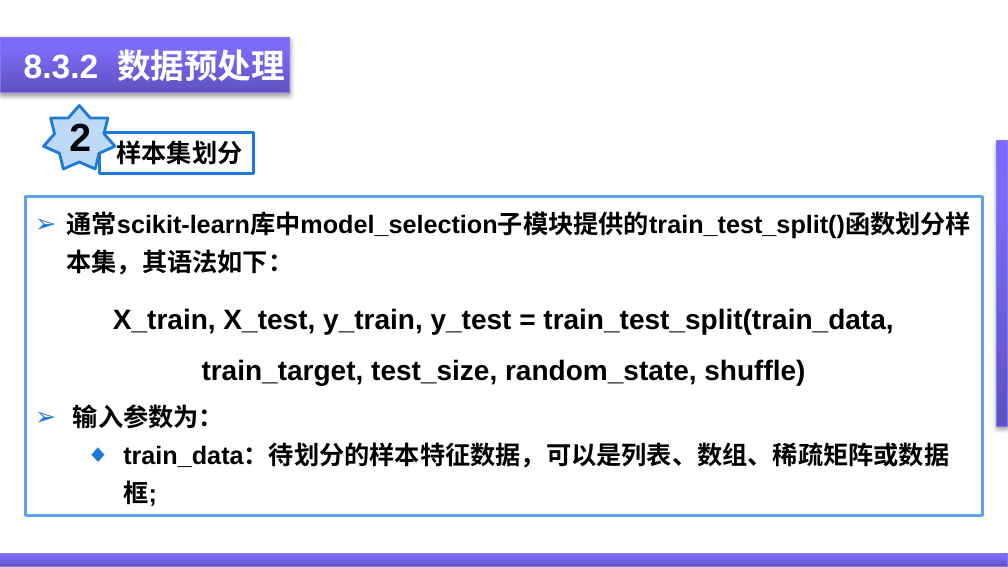
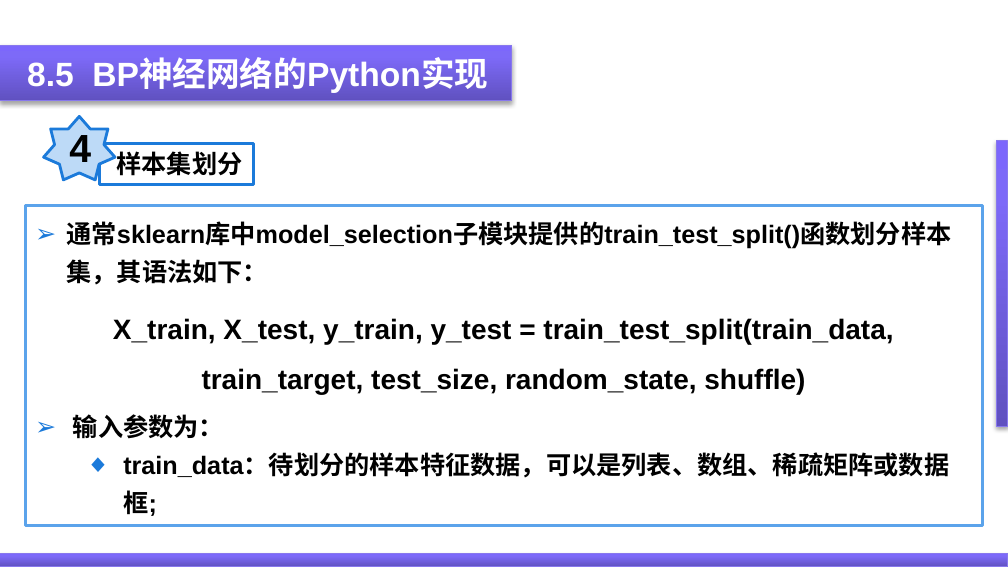
Before and after one commit to ygydq/zncgqjssg, a slide deck: slide 40 of PPT/第8章 神经网络及其在智能传感器系统中的应用.pptx (slide 33 before the commit). Drawn at 1008x567 pixels with LibreOffice and Linux fonts; fonts in the diff are those of the drawing. Boxes give left, top, right and bottom in pixels: in the first picture for what was removed or moved away, otherwise in the second. Text is boxed around its words. In the diff, an @@ line names an element or a change of style, - is before the commit and + after.

```diff
--- a/PPT/第8章 神经网络及其在智能传感器系统中的应用.pptx
+++ b/PPT/第8章 神经网络及其在智能传感器系统中的应用.pptx
@@ rectangle: place and size @@
-rectangle at (0, 37, 289, 93)
+rectangle at (0, 45, 512, 101)
@@ text removed at (24, 49, 285, 87) @@
-8.3.2 数据预处理
@@ text added at (27, 59, 488, 93), 24 pt, text #FFFFFF, bold @@
+8.5 BP神经网络的Python实现
@@ 2 rectangles, 1 star: place and size @@
-2 rectangles, 1 star at (25, 106, 983, 516)
+2 rectangles, 1 star at (25, 116, 983, 525)
@@ text in star at (69, 135, 91, 162): text changed @@
-2
+4
@@ text in rectangle at (67, 221, 952, 285): text changed @@
-➢ 通常scikit-learn库中model_selection子模块提供的train_test_split()函数划分样本集，其语法如下：
+➢ 通常sklearn库中model_selection子模块提供的train_test_split()函数划分样本集，其语法如下：
```
Also in this commit, not shown: 19 other slides changed, 9 slides added, 7 slides removed.
